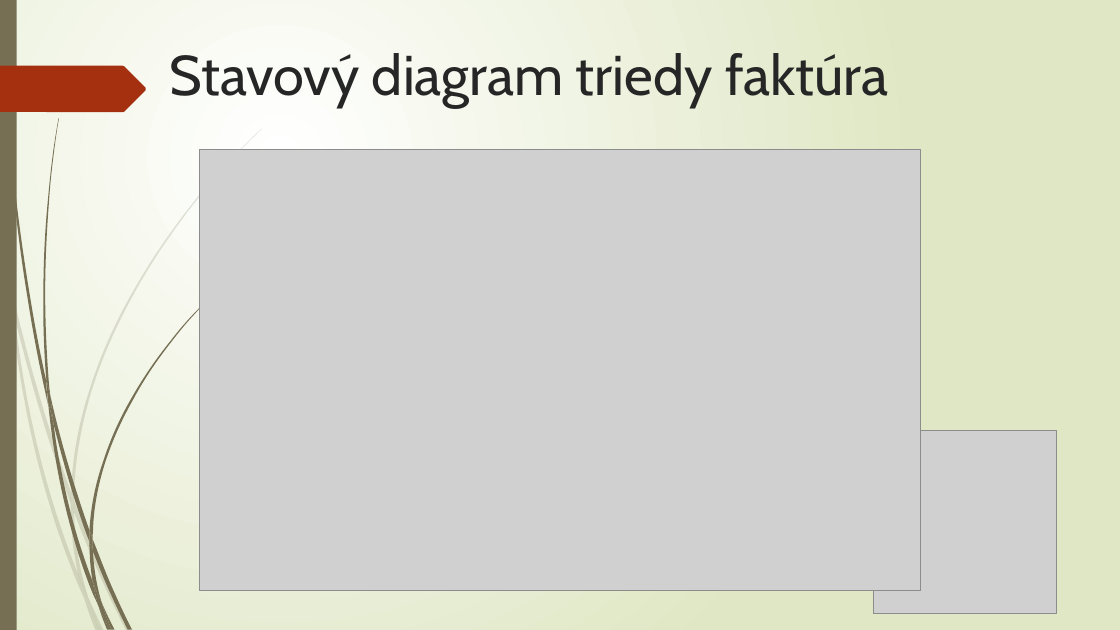
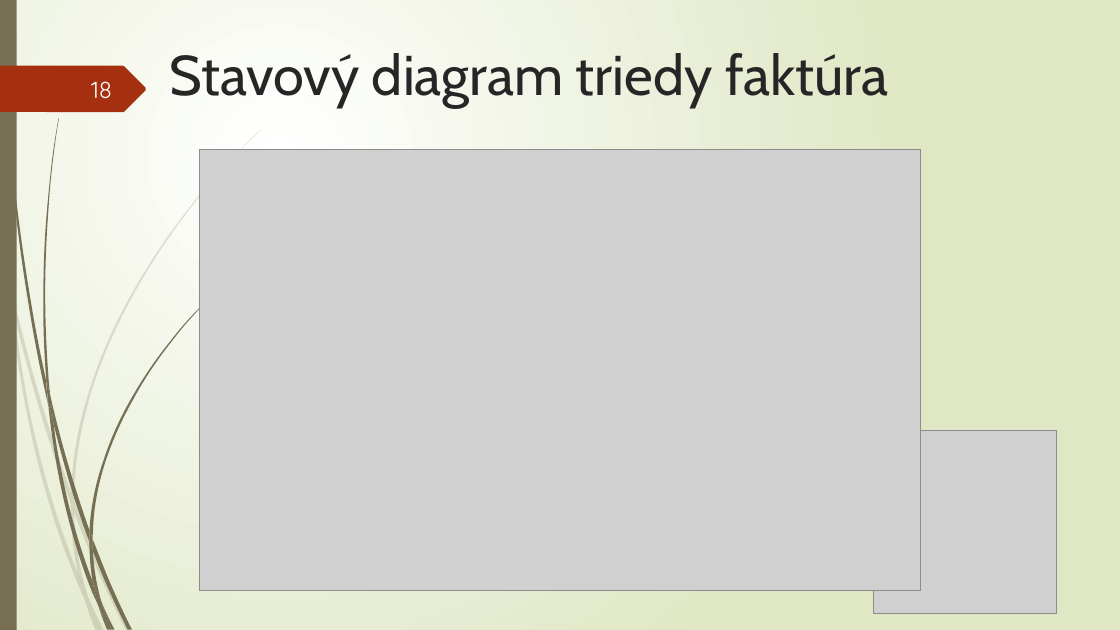
Before and after one commit to Coreggon/SI, a slide deck: slide 18 of WoodMasterPrezentacia.pptx. Drawn at 1120x630 pixels with LibreOffice and Linux fonts; fonts in the diff are those of the drawing; grey boxes stand for pictures. Boxes give left, top, right and bottom in pixels: in the first picture for what was removed or moved away, otherwise in the second. Text is boxed around its words. In the diff, an @@ line names an element or a change of style, - is before the commit and + after.

```diff
--- a/WoodMasterPrezentacia.pptx
+++ b/WoodMasterPrezentacia.pptx
@@ page number added at bbox=[91, 81, 112, 98], 20 pt, text #FEFFFF @@
+18
```
Also in this commit, not shown: 26 other slides changed.
